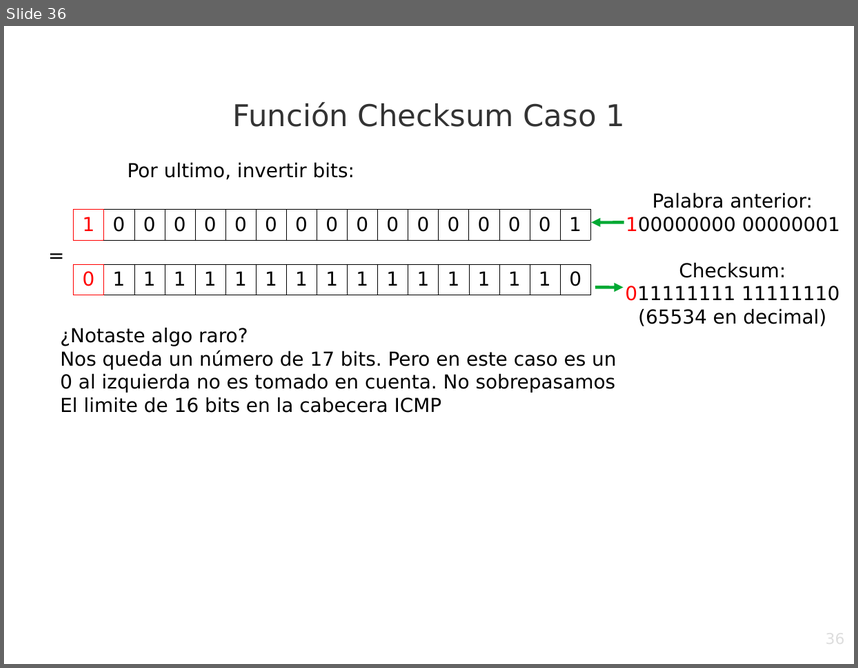
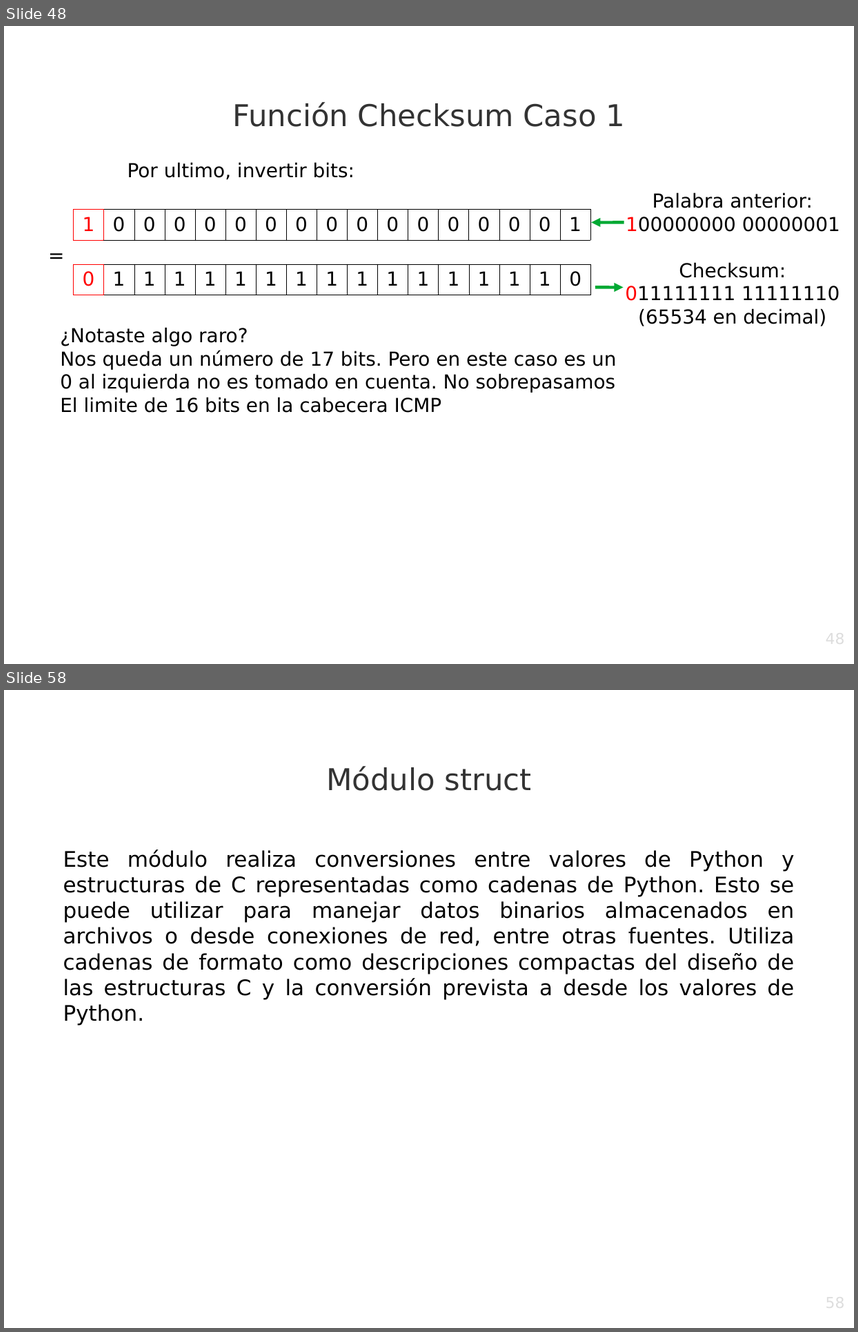
Before and after one commit to srealmoreno/Python, a slide deck: PING/ping.odp. Shown one above the other, each under a label of ours: slide 36 before the commit, slides 48 and 58 after it; the slides between them are not shown. The pictures are 858x668 and 858x1332 pixels, drawn with LibreOffice and Linux fonts; fonts in the diff are those of the drawing; background and template pictures are left out. Boxes give left, top, right and bottom in pixels: in the first picture for what was removed or moved away, otherwise in the second. Text is boxed around its words. In the diff, an @@ line names an element or a change of style, - is before the commit and + after.

```diff
--- a/PING/ping.odp
+++ b/PING/ping.odp
@@ slide 58 added at (4, 690, 854, 1328), background picture (left out) @@
@@ text added at (326, 766, 532, 791), 28 pt, text #333333 @@
+Módulo struct
@@ text added at (63, 849, 795, 1025), 20 pt, text #000000 @@
+Este módulo realiza conversiones entre valores de Python y estructuras de C representadas como cadenas de Python. Esto se puede utilizar para manejar datos binarios almacenados en archivos o desde conexiones de red, entre otras fuentes. Utiliza cadenas de formato como descripciones compactas del diseño de las estructuras C y la conversión prevista a desde los valores de Python.
@@ page number added at (647, 1293, 846, 1328), 14 pt, text #DDDDDD @@
+58
@@ what was slide 36 is now slide 48 @@
@@ page number at (647, 629, 846, 664): text changed @@
-36
+48
```
Also in this commit, not shown: 2 slides changed, 59 other slides added, 3 slides removed, 2 other files.
